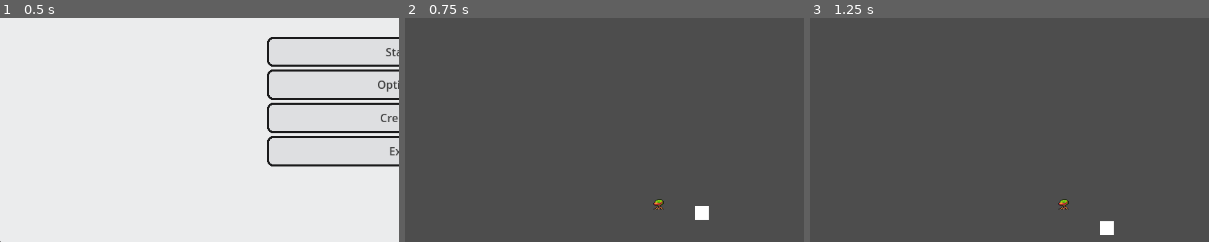
Above: before the commit, frames 1-3 (left to right).
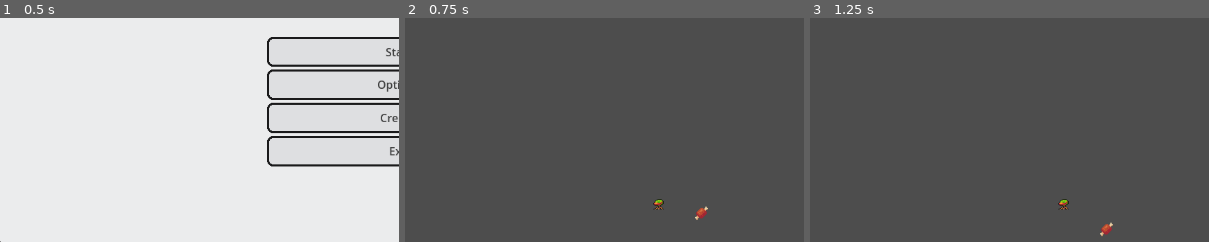
Above: after the commit, the same moments.

Repository: Bigfootmech/GWJ-79
Game: Godot game, scene res://Scenes/Main_Menu.tscn
Two runs of this game, one before a commit and one after it. Both use one fixed random seed, a clock stepped at 60 frames per second and the inputs below.
Inputs:
- Up to frame 1 (0.5 s): no input
- Up to frame 2 (0.75 s): click "Start" at 0.5 s
- Up to frame 3 (1.25 s): no input
The pictures show only the part of the screen within x 0-50%, y 50-100%; the shares and areas given below are measured in that part.

Frame 1 is identical in both runs. In frame 2, 0.2% of the frame differs, in the area x 72-77%, y 83-91%; in frame 3, 0.2%, in the area x 72-77%, y 90-98%.

Commit message:
21: Added food icons, replaced consumable placeholder with meat icon

Diff:
--- /dev/null
+++ b/Entities/Consumables/meat.tscn
@@ -0,0 +1,20 @@
+[gd_scene load_steps=4 format=3 uid="uid://de3fnrekxc211"]
+
+[ext_resource type="Texture2D" uid="uid://bia0wcbfpd535" path="res://Entities/Consumables/FOOD.png" id="1_3vd1a"]
+
+[sub_resource type="CircleShape2D" id="CircleShape2D_y4gjh"]
+radius = 9.05539
+
+[sub_resource type="AtlasTexture" id="AtlasTexture_i0q0y"]
+atlas = ExtResource("1_3vd1a")
+region = Rect2(155, 340, 24, 24)
+
+[node name="Consumable" type="RigidBody2D"]
+
+[node name="CollisionShape2D" type="CollisionShape2D" parent="."]
+position = Vector2(-1, 0)
+shape = SubResource("CircleShape2D_y4gjh")
+
+[node name="Sprite2D" type="Sprite2D" parent="."]
+position = Vector2(0, -1)
+texture = SubResource("AtlasTexture_i0q0y")
--- a/Scenes/test_scene.tscn
+++ b/Scenes/test_scene.tscn
@@ -1,8 +1,7 @@
 [gd_scene load_steps=5 format=3 uid="uid://b4iwfabosl5ef"]
 
 [ext_resource type="PackedScene" uid="uid://bfukhmugysyxn" path="res://Entities/Player/player.tscn" id="1_3dogw"]
-
-[sub_resource type="RectangleShape2D" id="RectangleShape2D_uhqqe"]
+[ext_resource type="PackedScene" uid="uid://de3fnrekxc211" path="res://Entities/Consumables/meat.tscn" id="2_r5l72"]
 
 [sub_resource type="RectangleShape2D" id="RectangleShape2D_6adnx"]
 size = Vector2(20, 648)
@@ -18,17 +17,8 @@
 [node name="Player" parent="." instance=ExtResource("1_3dogw")]
 position = Vector2(365, 593)
 
-[node name="Consumable" type="RigidBody2D" parent="."]
+[node name="Consumable" parent="." instance=ExtResource("2_r5l72")]
 position = Vector2(428, 591)
-
-[node name="CollisionShape2D" type="CollisionShape2D" parent="Consumable"]
-shape = SubResource("RectangleShape2D_uhqqe")
-
-[node name="ColorRect" type="ColorRect" parent="Consumable"]
-offset_left = -10.0
-offset_top = -10.0
-offset_right = 10.0
-offset_bottom = 10.0
 
 [node name="StaticBody2D" type="StaticBody2D" parent="."]
 position = Vector2(-10, 324)
Binary file added: Entities/Consumables/FOOD.png
